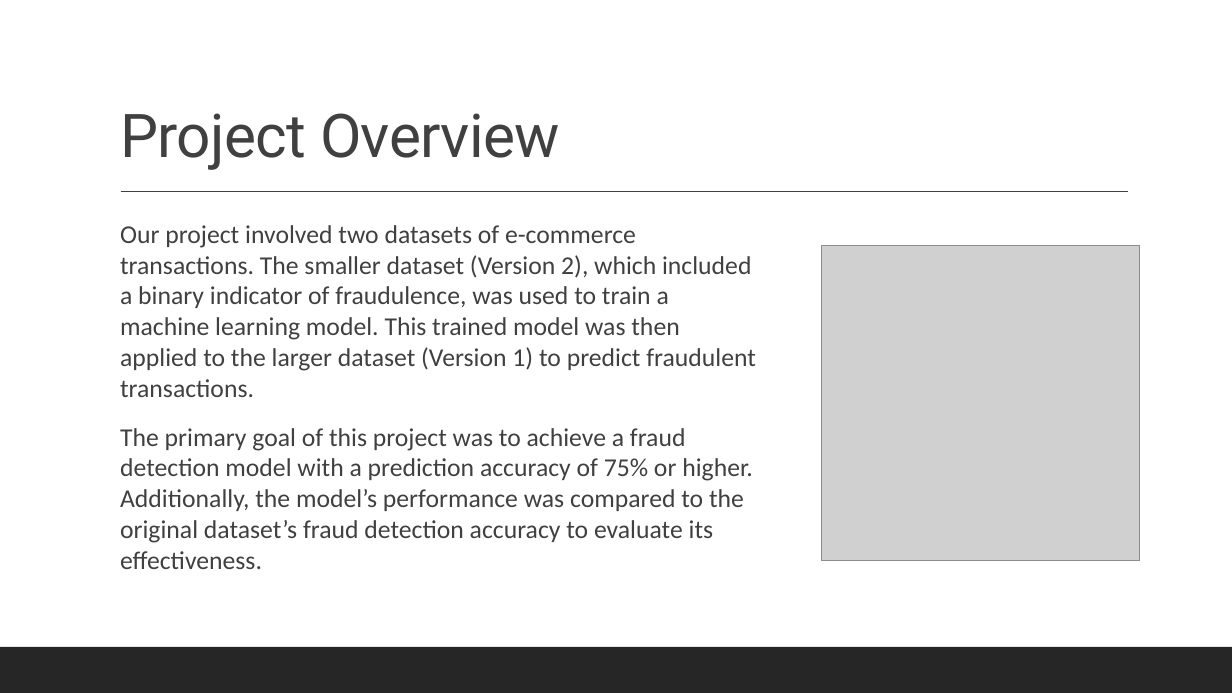
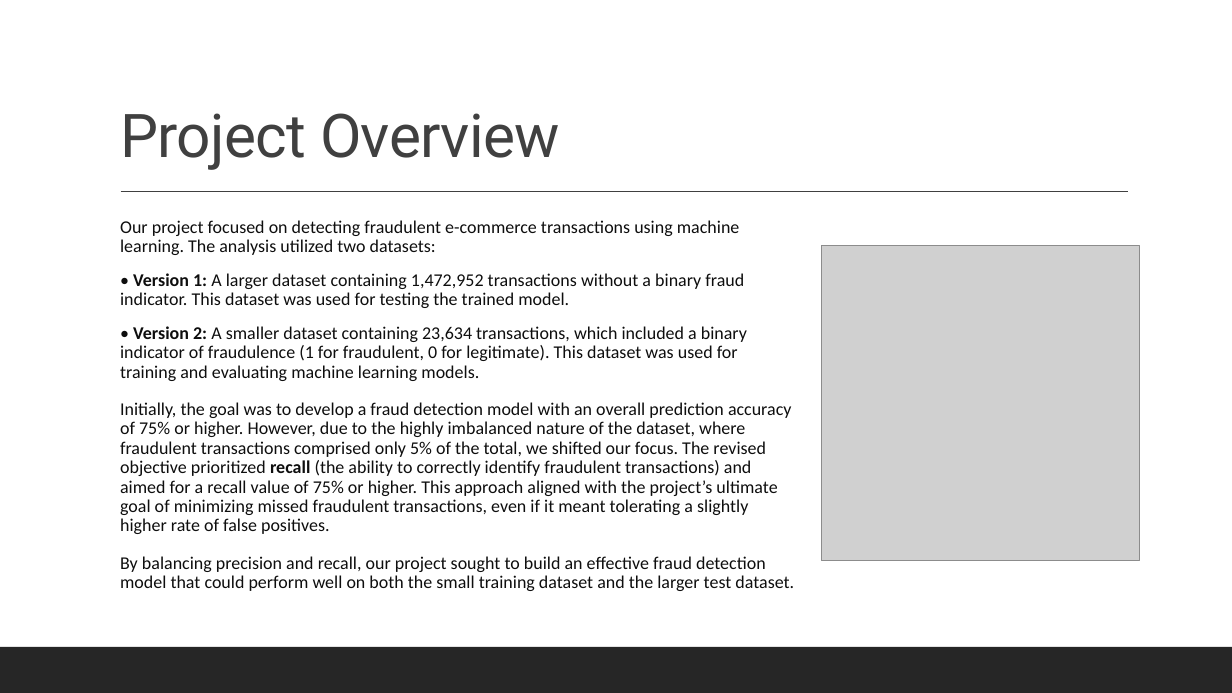
Before and after one commit to aferrodelgado/Project-4, a slide deck: slide 2 of Project 4 Presentation.pptx. Drawn at 1232x693 pixels with LibreOffice and Linux fonts; fonts in the diff are those of the drawing; grey boxes stand for pictures. Boxes give left, top, right and bottom in pixels: in the first picture for what was removed or moved away, otherwise in the second. Text is boxed around its words. In the diff, an @@ line names an element or a change of style, - is before the commit and + after.

Commit message:
updated .pptx and accuracy model xgboost_1.4mil.ipynb

```diff
--- a/Project 4 Presentation.pptx
+++ b/Project 4 Presentation.pptx
@@ text at bbox=[120, 220, 794, 591]: text changed; size 20 to 14 pt; text colour #404040 to #0E0E0E @@
-  Our project involved two datasets of e-commerce transactions. The smaller dataset (Version 2), which included a binary indicator of fraudulence, was used to train a machine learning model. This trained model was then applied to the larger dataset (Version 1) to predict fraudulent transactions.
-  The primary goal of this project was to achieve a fraud detection model with a prediction accuracy of 75% or higher. Additionally, the model’s performance was compared to the original dataset’s fraud detection accuracy to evaluate its effectiveness.
+  Our project focused on detecting fraudulent e-commerce transactions using machine learning. The analysis utilized two datasets:
+  • Version 1: A larger dataset containing 1,472,952 transactions without a binary fraud indicator. This dataset was used for testing the trained model.
+  • Version 2: A smaller dataset containing 23,634 transactions, which included a binary indicator of fraudulence (1 for fraudulent, 0 for legitimate). This dataset was used for training and evaluating machine learning models.
+  Initially, the goal was to develop a fraud detection model with an overall prediction accuracy of 75% or higher. However, due to the highly imbalanced nature of the dataset, where fraudulent transactions comprised only 5% of the total, we shifted our focus. The revised objective prioritized recall (the ability to correctly identify fraudulent transactions) and aimed for a recall value of 75% or higher. This approach aligned with the project’s ultimate goal of minimizing missed fraudulent transactions, even if it meant tolerating a slightly higher rate of false positives.
+  By balancing precision and recall, our project sought to build an effective fraud detection model that could perform well on both the small training dataset and the larger test dataset.
```
Also in this commit, not shown: 2 other slides changed, 3 other files.
